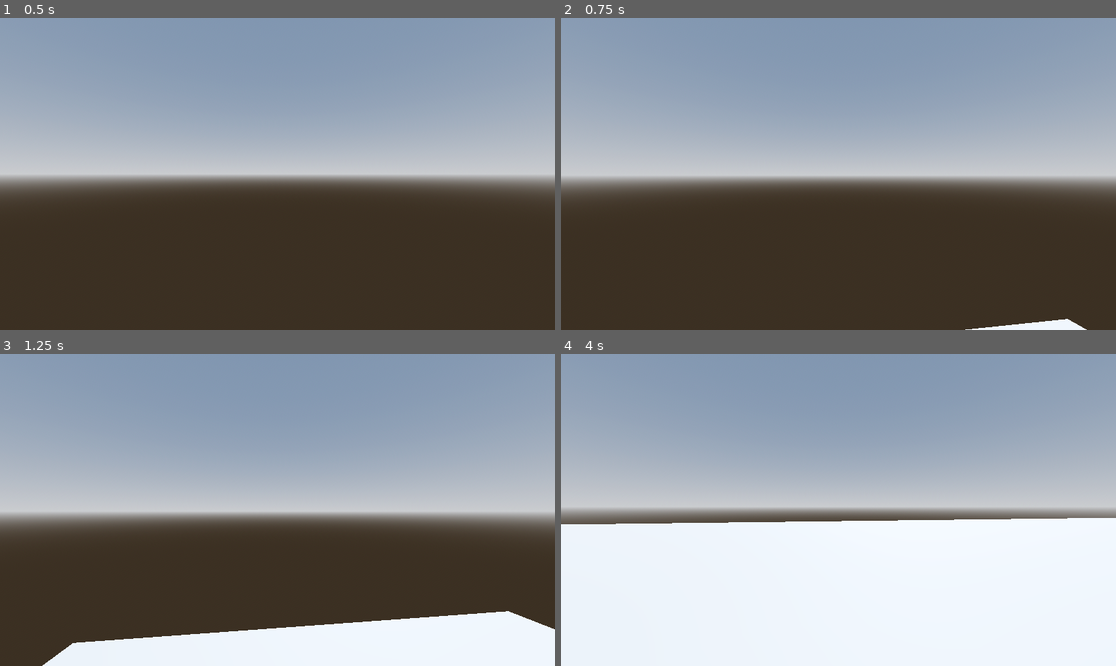
Above: before the commit, frames 1-4 (two rows, left to right).
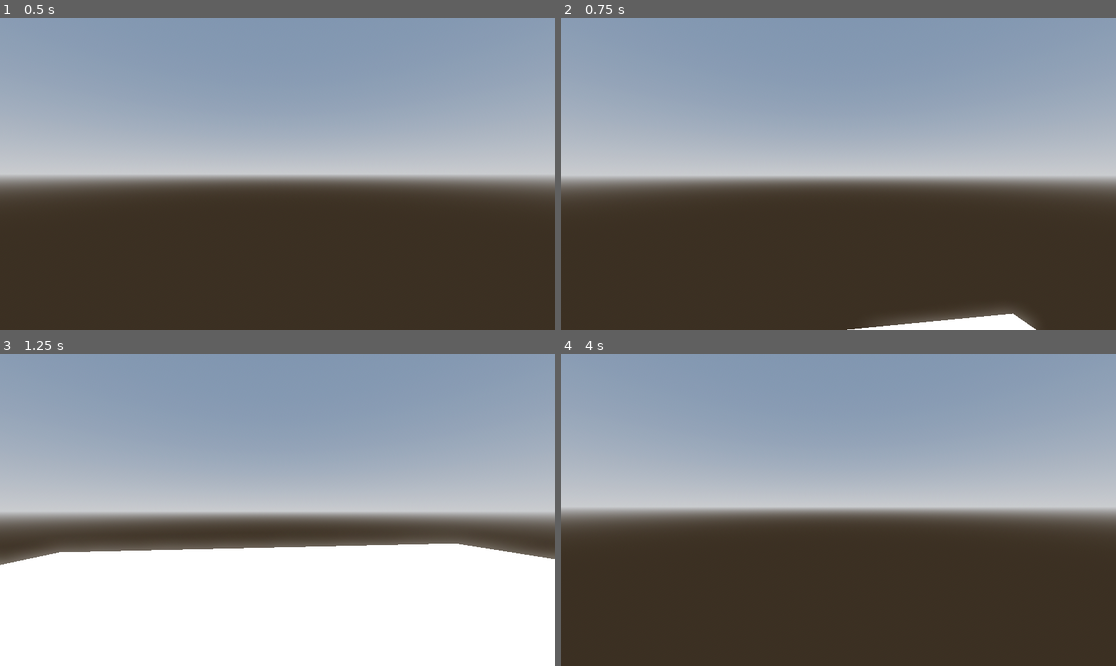
Above: after the commit, the same moments.

Repository: devdye/4DGame
Game: Godot game, scene res://Levels/Main.tscn
Two runs of this game, one before a commit and one after it. Both use one fixed random seed, a clock stepped at 60 frames per second and the inputs below.
Inputs (mouse positions are in pixels of both pictures, inside the frame that each line leads up to):
- Up to frame 1 (0.5 s): no input
- Up to frame 2 (0.75 s): tap Enter at 0.5 s; move the mouse to (866, 174) at 0.52 s; hold W (forward) from 0.53 s (still down); tap Space (jump) at 0.6 s
- Up to frame 3 (1.25 s): keep holding W (forward); tap Space (jump) at 0.77, 1.07 s
- Up to frame 4 (4 s): keep holding W (forward); move the mouse to (810, 510) at 1.27 s; tap Middle mouse button (4d_control) at 1.35, 2.85 s; tap Space (jump) at 1.52, 1.55, 1.82, 2.1, 3.02, 3.05, 3.32, 3.6, 3.77 s; move the mouse to (849, 503) at 2.02 s; move the mouse to (832, 516) at 2.77 s; move the mouse to (877, 513) at 3.52 s

Frame 1 is identical in both runs. In frame 2, 1.4% of the frame differs, in the area x 51-95%, y 93-100%; in frame 3, 28%; in frame 4, 46%, in the area x 0-100%, y 52-100%.

Commit message:
Fixed Move Component

Diff:
--- a/Entities/Player/Scripts/Components/player_movement.gd
+++ b/Entities/Player/Scripts/Components/player_movement.gd
@@ -1,10 +1,4 @@
 extends MoveComponent
-
-# ------------ #
-#     VARS     #
-# ------------ #
-
-@onready var player: Player = $".."
 
 
 # ----------------- #
@@ -12,10 +6,8 @@
 # ----------------- #
 
 func get_movement_direction() -> Vector3:
-	if not player: return Vector3.ZERO
-
 	var input_dir = Input.get_vector("left", "right", "forward", "backward")
-	return (player.transform.basis * Vector3(input_dir.x, 0, input_dir.y)).normalized()
+	return (parent.transform.basis * Vector3(input_dir.x, 0, input_dir.y)).normalized()
 
 func wants_jump() -> bool:
 	return false
--- a/Entities/Player/player.tscn
+++ b/Entities/Player/player.tscn
@@ -55,5 +55,6 @@
 [node name="Camera" type="Camera3D" parent="Head"]
 transform = Transform3D(1, 0, 0, 0, 1, 0, 0, 0, 1, 0, 0.615048, -0.514068)
 
-[node name="MoveComponent" type="Node3D" parent="."]
+[node name="MoveComponent" type="Node3D" parent="." node_paths=PackedStringArray("parent")]
 script = ExtResource("7_01a4e")
+parent = NodePath("..")
--- a/Entities/RotateCam/RotateCam.tscn
+++ b/Entities/RotateCam/RotateCam.tscn
@@ -8,7 +8,7 @@
 distance = 10.0
 
 [node name="Pivot" type="Node3D" parent="."]
-transform = Transform3D(0.946728, 0, -0.314827, 0, 0.999993, 0, 0.314824, 0, 0.946735, 0, 0, 0)
+transform = Transform3D(0.823445, 0, 0.563334, 0, 0.999993, 0, -0.563331, 0, 0.823451, 0, 0, 0)
 
 [node name="Camera" type="Camera3D" parent="Pivot"]
-transform = Transform3D(1.00001, 4.19157e-07, -1.14637e-06, 0, 0.94035, 0.343828, 1.2191e-06, -0.343828, 0.94035, 0, 3.4202, 9.39693)
+transform = Transform3D(1.00001, 4.19158e-07, -1.14636e-06, 0, 0.940349, 0.34383, 1.2191e-06, -0.34383, 0.940349, 0, 3.4202, 9.39693)
--- a/Entities/StateMachine/Scripts/Components/move_component.gd
+++ b/Entities/StateMachine/Scripts/Components/move_component.gd
@@ -1,28 +1,52 @@
 class_name MoveComponent
 extends Node3D
 
-var parent: CharacterBody3D
+# ------------ #
+#     VARS     #
+# ------------ #
+
+# EXPORTS
+@export var parent: CharacterBody3D
+
+@export var move_speed: float = 10.0
+@export var movement_smoothness: float = 20.0
+
+@export var jump_height: float = 1.05
+@export var air_control: float = 0.7
+@export var fall_multiplicator: float = 1.8
+
+# Jump force when jumping
+@onready var jump_force: float = sqrt(jump_height * 2.0 * gravity)
+
+# VARS
 var gravity: float = ProjectSettings.get_setting("physics/3d/default_gravity")
 
 var target_velocity_xz = Vector2.ZERO
 var velocity = Vector3.ZERO
 
-@export var move_speed: float = 10.0
 
-@export var jump_height: float = 1.05
-@onready var jump_force: float = sqrt(jump_height * 2.0 * gravity)
+# ---------------- #
+#    PROCESSES     #
+# ---------------- #
 
-@export var air_control: float = 0.7
-@export var fall_multiplicator: float = 1.8
-@export var movement_smoothness: float = 20.0
+func _ready():
+	assert(parent, "MoveComponent's parent is missing.")
 
 func _physics_process(delta: float) -> void:
+	# Make velocity smoother
 	velocity.x = lerp(velocity.x, target_velocity_xz.x, 1.0 - exp(-movement_smoothness * get_physics_process_delta_time()))
 	velocity.z = lerp(velocity.z, target_velocity_xz.y, 1.0 - exp(-movement_smoothness * get_physics_process_delta_time()))
 
+	# Set Velocity
 	parent.velocity = velocity
 
+	# Make the parent move
 	parent.move_and_slide()
+
+
+# -------------- #
+#     INPUTS     #
+# -------------- #
 
 func get_movement_direction() -> Vector3:
 	return Vector3.ZERO
@@ -33,19 +57,31 @@
 func wants_move() -> bool:
 	return get_movement_direction().length() > 0.05
 
+
+# --------------- #
+#     SETTERS     #
+# --------------- #
+
 func set_velocity_xz(vel: Vector3):
 	target_velocity_xz.x = vel.x
 	target_velocity_xz.y = vel.z
-
-func jump(): set_velocity_y(jump_force)
 
 func set_velocity_x(vel_x: float): target_velocity_xz.x = vel_x
 func set_velocity_y(vel_y: float): velocity.y = vel_y
 func set_velocity_z(vel_z: float): target_velocity_xz.y = vel_z
 
+func change_velocity_x(vel_x: float): target_velocity_xz.x += vel_x
+func change_velocity_y(vel_y: float): velocity.y += vel_y
+func change_velocity_z(vel_z: float): target_velocity_xz.y += vel_z
+
+func jump(): set_velocity_y(jump_force)
+
+
+# --------------- #
+#     GETTERS     #
+# --------------- #
+
 func get_velocity_xz() -> Vector2: return Vector2(target_velocity_xz.x, target_velocity_xz.z)
 func get_velocity_x() -> Vector2: return target_velocity_xz.x
 func get_velocity_y() -> Vector2: return velocity.y
 func get_velocity_z() -> Vector2: return target_velocity_xz.z
-
-func change_velocity_y(vel_y: float): velocity.y += vel_y
--- a/Levels/Main.tscn
+++ b/Levels/Main.tscn
@@ -16,6 +16,11 @@
 tonemap_mode = 2
 glow_enabled = true
 
+[sub_resource type="StandardMaterial3D" id="StandardMaterial3D_gnif3"]
+
+[sub_resource type="StandardMaterial3D" id="StandardMaterial3D_lwy2l"]
+albedo_color = Color(1, 0, 0, 1)
+
 [node name="Main" type="Node3D"]
 script = ExtResource("1_gnif3")
 
@@ -27,9 +32,22 @@
 shadow_enabled = true
 
 [node name="CSGBox3D" type="CSGBox3D" parent="."]
-transform = Transform3D(1, 0, 0, 0, 1, 0, 0, 0, 1, 11.8605, -10.0952, 1.578)
+transform = Transform3D(1, 0, 0, 0, 1, 0, 0, 0, 1, 2.22606, 6.83901, -2.66982)
 use_collision = true
-size = Vector3(76.0112, 1, 72.7356)
+size = Vector3(28.2799, 1, 25.4839)
+material = SubResource("StandardMaterial3D_gnif3")
 
 [node name="Player" parent="." instance=ExtResource("1_oj8hd")]
 transform = Transform3D(1, 0, 0, 0, 1, 0, 0, 0, 1, 0, 22.9116, 0)
+
+[node name="CSGBox3D2" type="CSGBox3D" parent="."]
+transform = Transform3D(1, 0, 0, 0, 1, 0, 0, 0, 1, 11.4415, 7.7234, 0.11805)
+use_collision = true
+size = Vector3(3.1098, 1, 5.13214)
+material = SubResource("StandardMaterial3D_lwy2l")
+
+[node name="CSGBox3D3" type="CSGBox3D" parent="."]
+transform = Transform3D(1, 0, 0, 0, 1, 0, 0, 0, 1, -11.3449, 8.82245, 3.81205)
+use_collision = true
+size = Vector3(3.1098, 1, 12.5201)
+material = SubResource("StandardMaterial3D_lwy2l")
Not shown: 1 places in Levels/Main.tscn that only renumber resources
